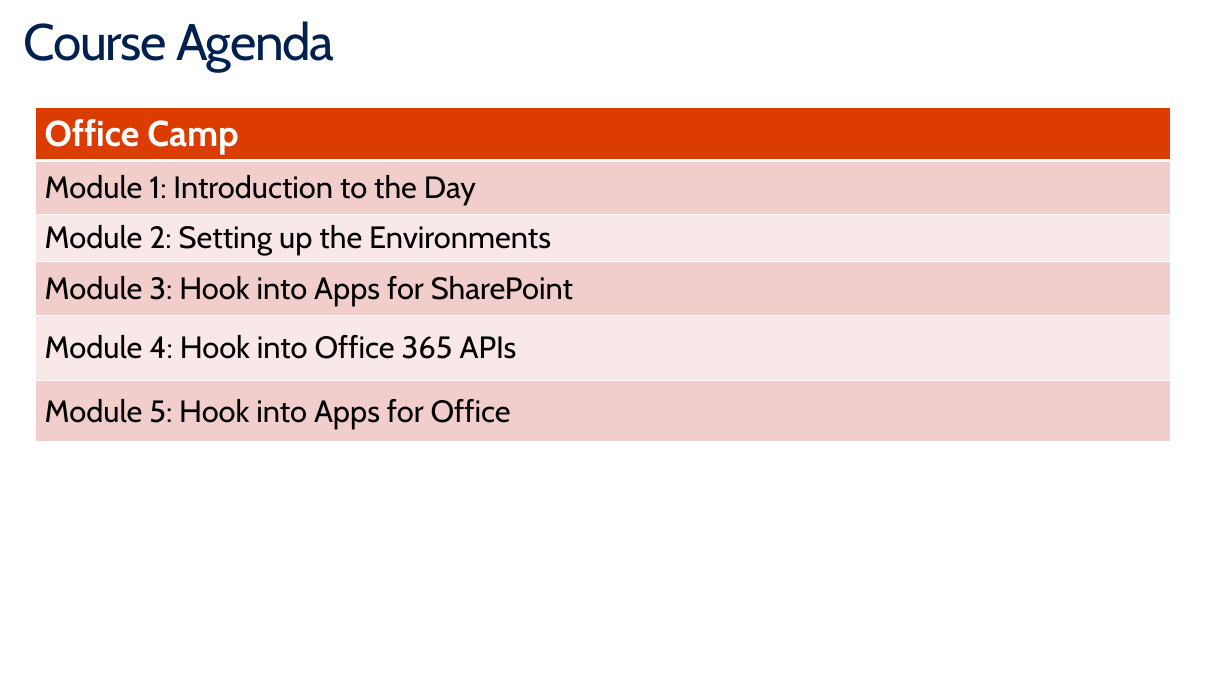
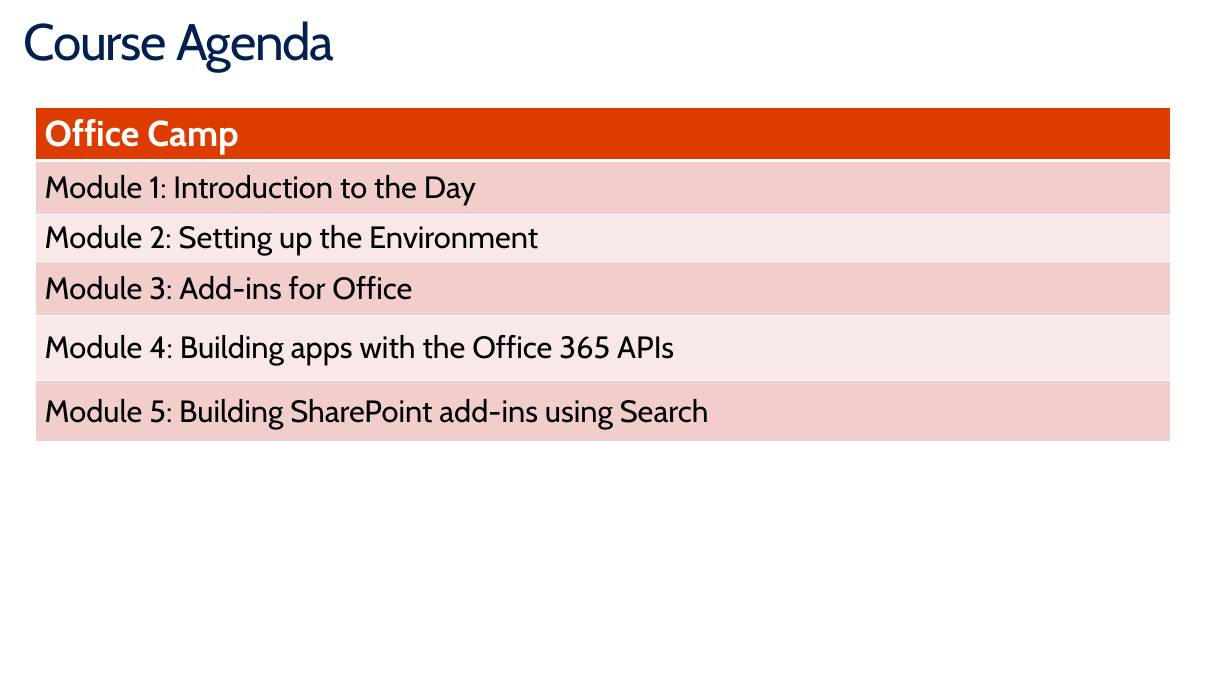
Before and after one commit to stinethebean/O365CampDTW, a slide deck: slide 2 of 01.Introduction to the Day/Introduction to the Day.pptx. Drawn at 1232x693 pixels with LibreOffice and Linux fonts; fonts in the diff are those of the drawing. Boxes give left, top, right and bottom in pixels: in the first picture for what was removed or moved away, otherwise in the second. Text is boxed around its words. In the diff, an @@ line names an element or a change of style, - is before the commit and + after.

Commit message:
Updated Powerpoints & .md files
updating the setting up the enviornments

```diff
--- a/01.Introduction to the Day/Introduction to the Day.pptx
+++ b/01.Introduction to the Day/Introduction to the Day.pptx
@@ table at [35,107,1170,442] @@
-row 3, column 1: Module 2: Setting up the Environments
+row 3, column 1: Module 2: Setting up the Environment
-row 4, column 1: Module 3: Hook into Apps for SharePoint
+row 4, column 1: Module 3: Add-ins for Office
-row 5, column 1: Module 4: Hook into Office 365 APIs
+row 5, column 1: Module 4: Building apps with the Office 365 APIs
-row 6, column 1: Module 5: Hook into Apps for Office
+row 6, column 1: Module 5: Building SharePoint add-ins using Search
```
Also in this commit, not shown: 7 other slides changed, 14 other files.
